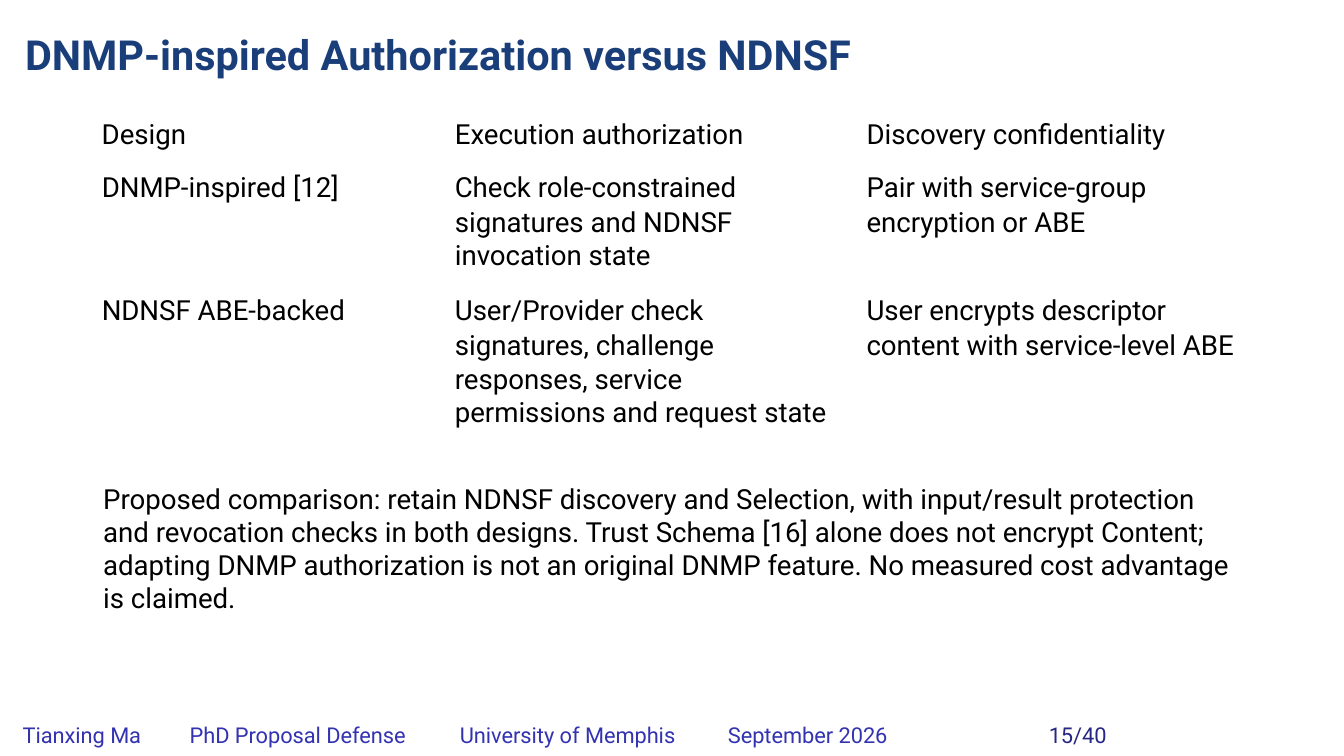
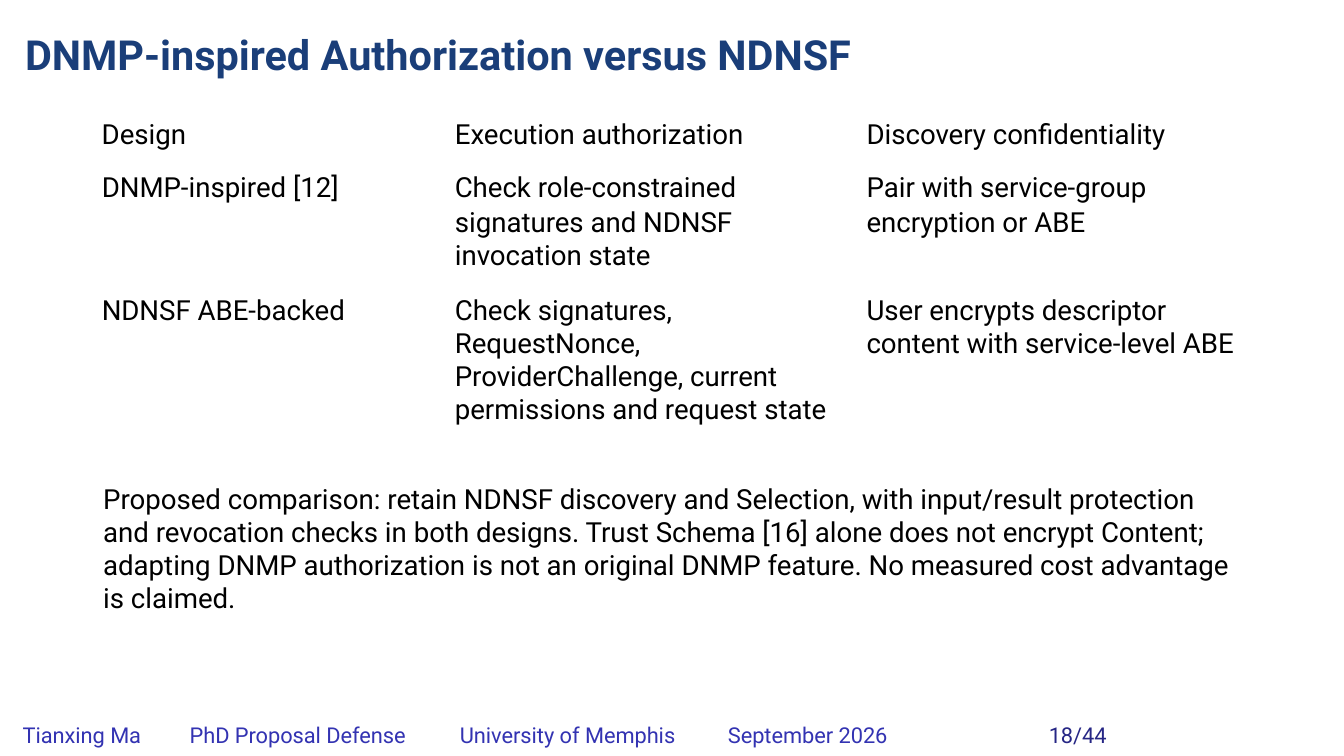
Before and after one commit to matianxing1992/NDN_Service_Framework, a slide deck: slide 18 of docs/PAPER/proposal-defense/slides/NDNSF_proposal_hybrid_editable.pptx (slide 15 before the commit). Drawn at 1344x756 pixels with LibreOffice and Linux fonts; fonts in the diff are those of the drawing; background and template pictures are left out. Boxes give left, top, right and bottom in pixels: in the first picture for what was removed or moved away, otherwise in the second. Text is boxed around its words. In the diff, an @@ line names an element or a change of style, - is before the commit and + after.

```diff
--- a/docs/PAPER/proposal-defense/slides/NDNSF_proposal_hybrid_editable.pptx
+++ b/docs/PAPER/proposal-defense/slides/NDNSF_proposal_hybrid_editable.pptx
@@ text at bbox=[455, 299, 826, 425]: text changed @@
-signatures, challenge responses, service permissions and request state
+Check signatures, RequestNonce, ProviderChallenge, current permissions and request state
@@ text removed at bbox=[455, 299, 704, 322] @@
-User/Provider check
@@ text at bbox=[867, 299, 1234, 354]: text changed @@
-content with service-level ABE
+User encrypts descriptor content with service-level ABE
@@ text at bbox=[1049, 727, 1107, 745]: text changed @@
-15/40
+18/44
```
Also in this commit, not shown: 36 other slides changed, 6 slides added, 2 slides removed, 24 other files.
